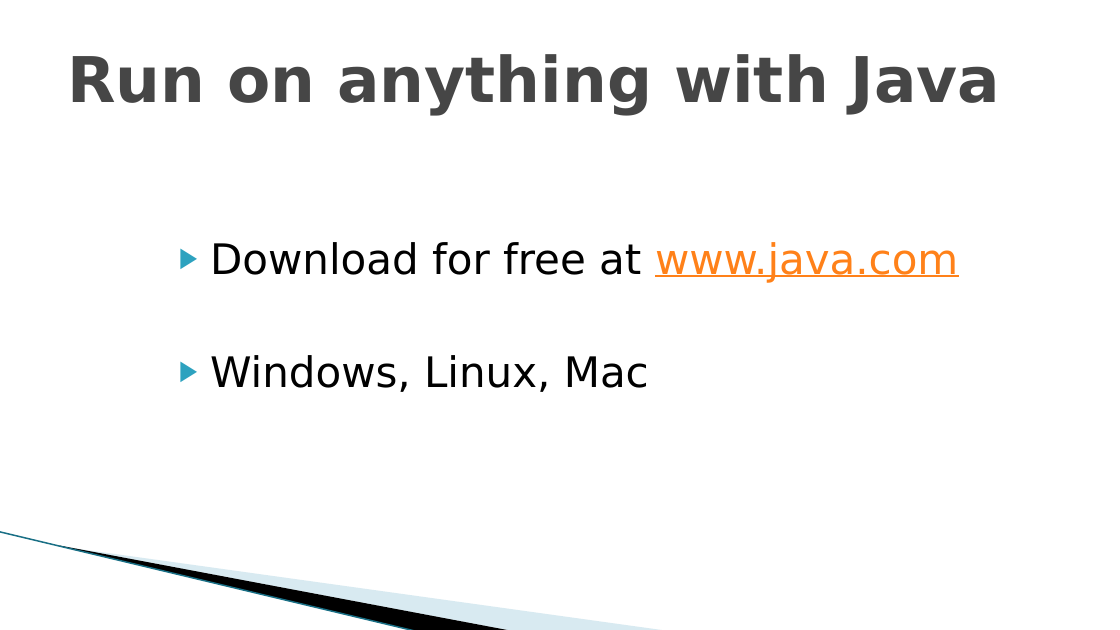
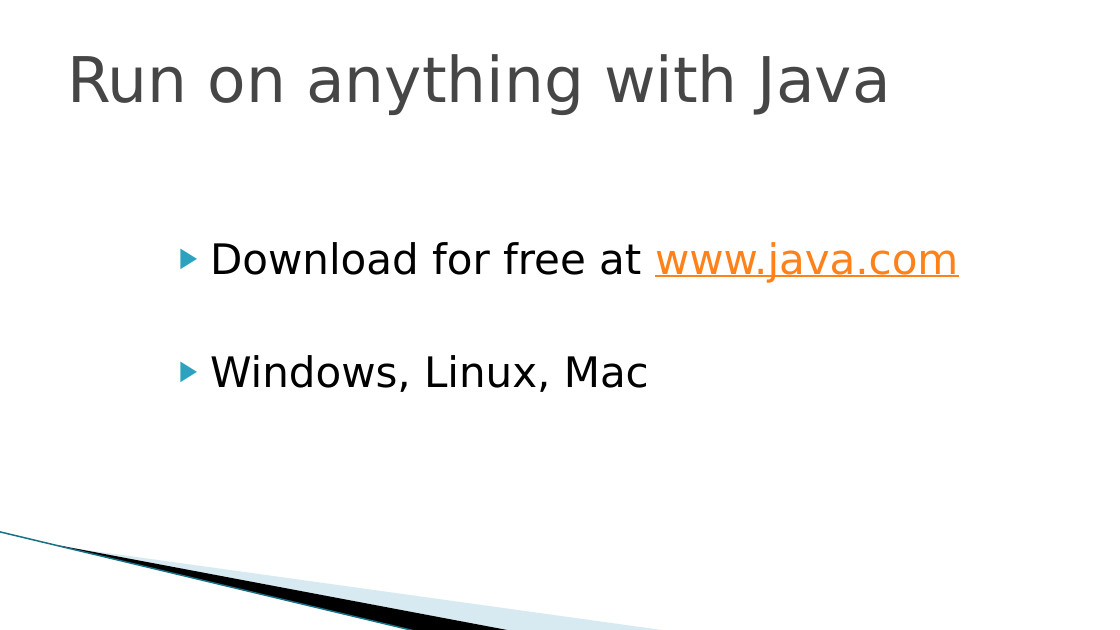
Before and after one commit to riwu/CS2101, a slide deck: slide 10 of WURI OP2.pptx. Drawn at 1120x630 pixels with LibreOffice and Linux fonts; fonts in the diff are those of the drawing; background and template pictures are left out. Boxes give left, top, right and bottom in pixels: in the first picture for what was removed or moved away, otherwise in the second. Text is boxed around its words. In the diff, an @@ line names an element or a change of style, - is before the commit and + after.

```diff
--- a/WURI OP2.pptx
+++ b/WURI OP2.pptx
@@ title "Run on anything with Java" at box(67, 54, 891, 115): bold off @@
```
Also in this commit, not shown: 5 other slides changed, 1 other file.
